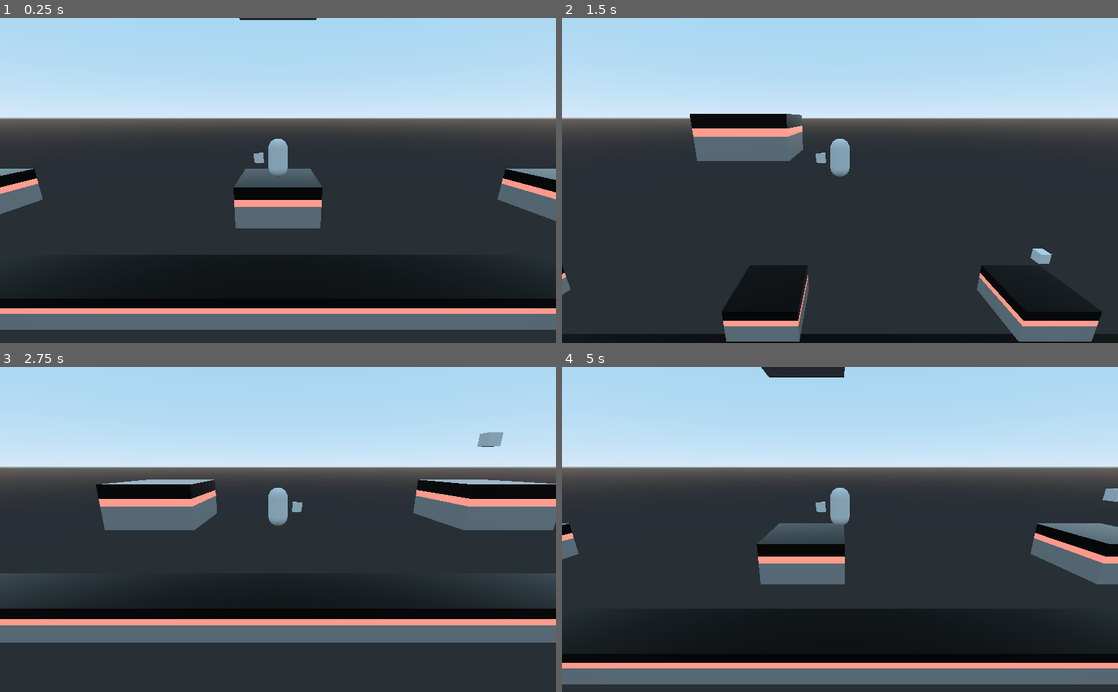
Above: before the commit, frames 1-4 (two rows, left to right).
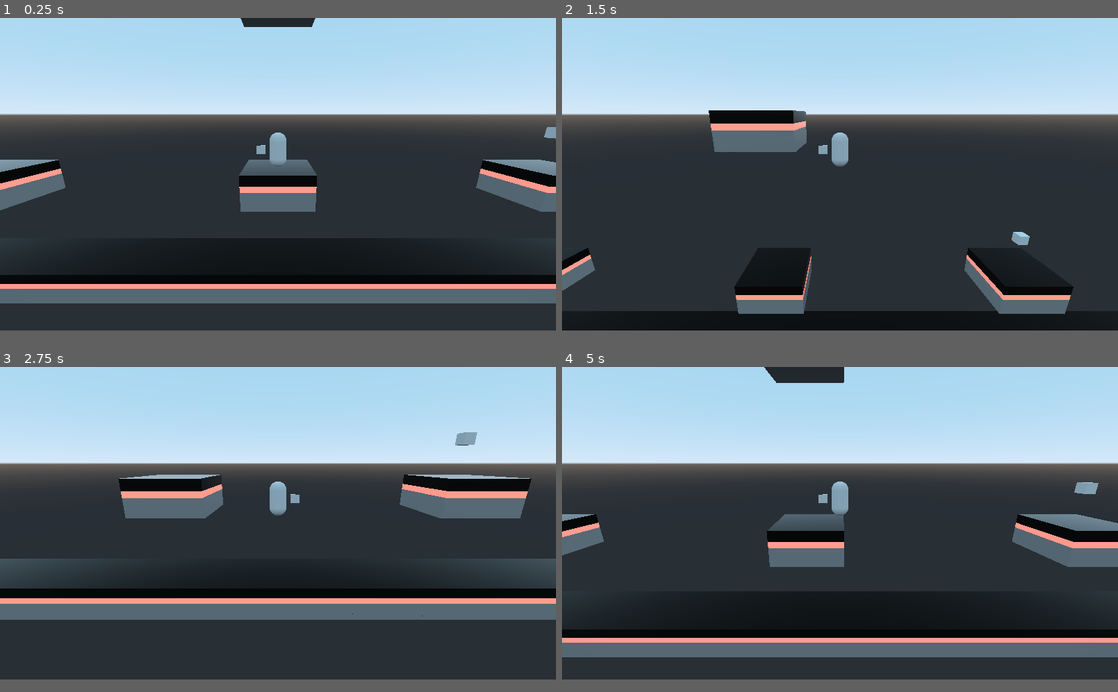
Above: after the commit, the same moments.

Repository: matgib38/Devoid
Game: Godot game, scene res://Entities/Test Level.tscn
The game is run twice, just before and just after one commit, with the same random seed, the same clock (stepped at 60 frames per second) and the same inputs.
Inputs:
- Up to frame 1 (0.25 s): no input
- Up to frame 2 (1.5 s): tap Enter at 0.5 s; hold D (right) 0.53-1.28 s; tap Shift (do_dash) at 0.6, 1.35 s; tap W (jump) at 0.77 s; hold A (left) from 1.28 s (still down)
- Up to frame 3 (2.75 s): tap W (jump) at 1.52 s; release A (left) at 2.03 s; hold D (right) from 2.03 s (still down); tap Shift (do_dash) at 2.1 s
- Up to frame 4 (5 s): tap Shift (do_dash) at 2.85, 3.6, 4.35 s; tap W (jump) at 3.02, 3.77, 4.52 s; release D (right) at 3.53 s; hold A (left) from 3.53 s (still down)
The window is 800x468 before the commit and 800x450 after it. Grey fills any space a smaller window leaves; there, only what the larger window draws over its background counts as a difference.

The runs differ from the first frame. In frame 1, 23% of the frame differs, in the area x 0-100%, y 0-96%; in frame 2, 14%; in frame 3, 24%, in the area x 0-100%, y 20-85%; in frame 4, 24%.

Commit message:
tried adding title screen

Diff:
--- a/Entities/Test Level.tscn
+++ b/Entities/Test Level.tscn
@@ -16,7 +16,7 @@
 transform = Transform( 1, 0, 1.74846e-07, 0, 1, 0, -1.74846e-07, 0, 1, 0, 6, -13 )
 
 [node name="Camera" type="Camera" parent="."]
-transform = Transform( -4.2222e-08, 0.258819, -0.965926, 1.13133e-08, 0.965926, 0.258819, 1, 4.61853e-14, -4.37114e-08, -12, 4, 0 )
+transform = Transform( -4.2222e-08, 0.258819, -0.965926, 1.13133e-08, 0.965926, 0.258819, 1, 4.61853e-14, -4.37114e-08, -13, 4, 0 )
 script = ExtResource( 2 )
 
 [node name="WallJump" parent="." instance=ExtResource( 5 )]
--- /dev/null
+++ b/Title/TitleScreen.tscn
@@ -0,0 +1,41 @@
+[gd_scene load_steps=2 format=2]
+
+[ext_resource path="res://Title/devoid.png" type="Texture" id=1]
+
+[node name="TitleScreen" type="Control"]
+anchor_right = 1.0
+anchor_bottom = 1.0
+__meta__ = {
+"_edit_use_anchors_": false
+}
+
+[node name="Menu" type="VBoxContainer" parent="."]
+margin_left = 120.0
+margin_top = 80.0
+margin_right = 1160.0
+margin_bottom = 640.0
+__meta__ = {
+"_edit_use_anchors_": false
+}
+
+[node name="Logo" type="TextureRect" parent="Menu"]
+margin_right = 1040.0
+margin_bottom = 131.0
+texture = ExtResource( 1 )
+stretch_mode = 4
+
+[node name="CenterRow" type="HBoxContainer" parent="Menu"]
+margin_top = 135.0
+margin_right = 1040.0
+margin_bottom = 560.0
+size_flags_vertical = 3
+
+[node name="Buttons" type="VBoxContainer" parent="Menu/CenterRow"]
+margin_right = 1040.0
+margin_bottom = 425.0
+size_flags_horizontal = 3
+size_flags_vertical = 3
+
+[node name="Start" type="Button" parent="Menu/CenterRow/Buttons"]
+margin_right = 1040.0
+margin_bottom = 20.0
--- a/project.godot
+++ b/project.godot
@@ -17,6 +17,11 @@
 config/name="Devoid"
 run/main_scene="res://Entities/Test Level.tscn"
 config/icon="res://icon.png"
+
+[display]
+
+window/size/width=1280
+window/size/height=720
 
 [input]
 
Binary file added: Title/devoid.png
Not shown, added: Title/devoid.png.import
